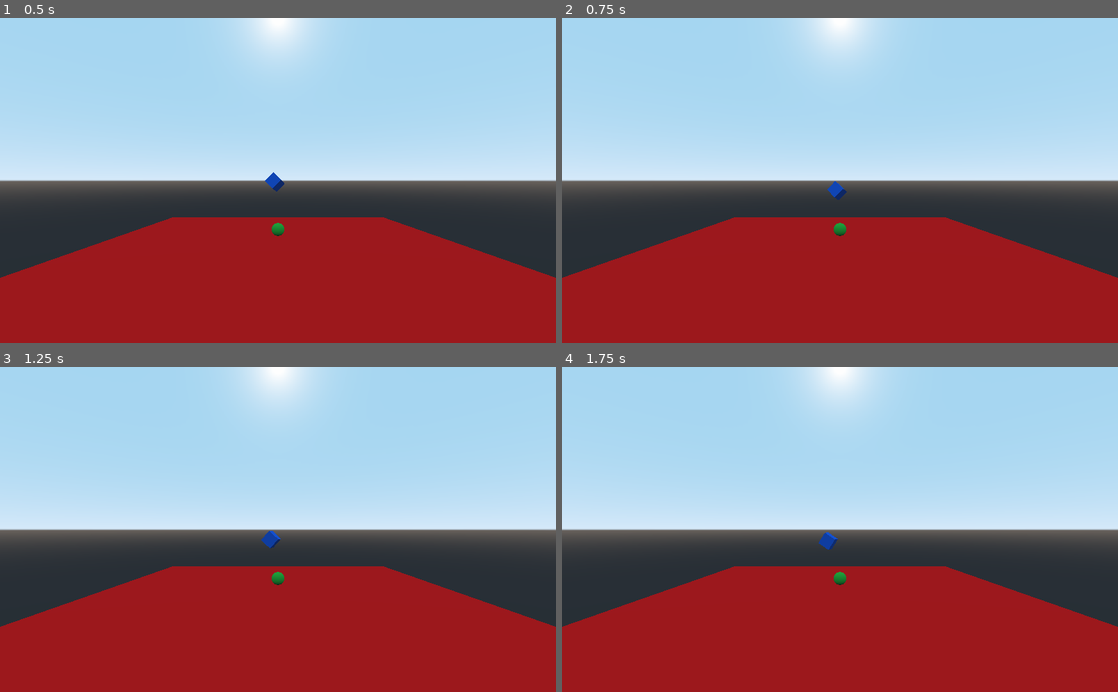
Above: before the commit, frames 1-4 (two rows, left to right).
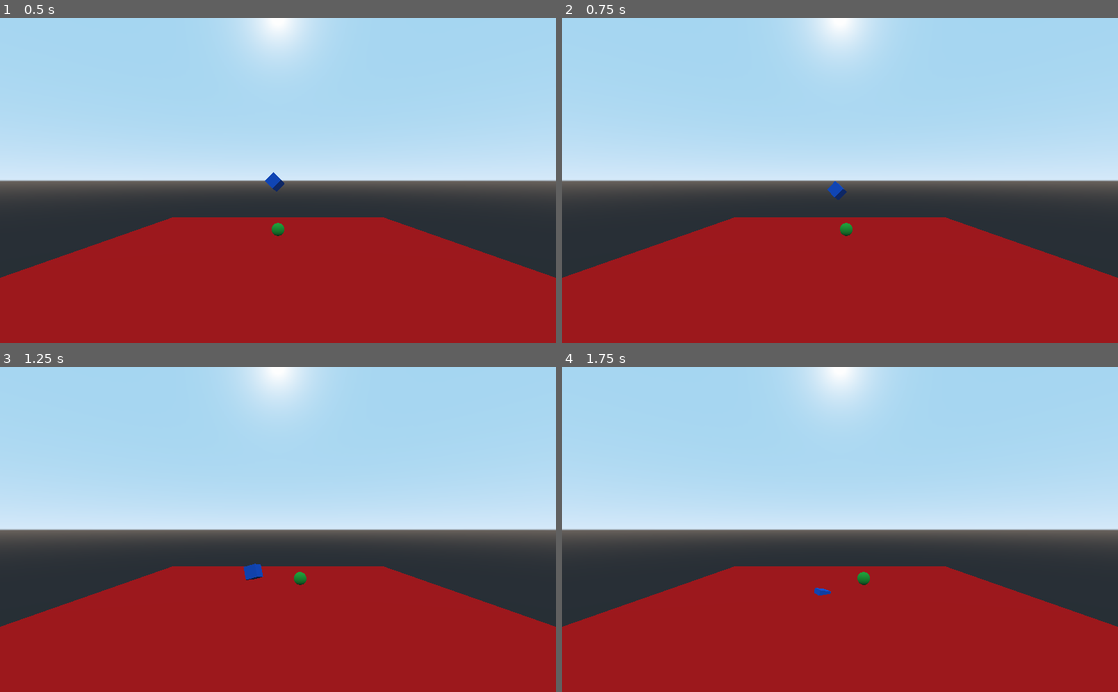
Above: after the commit, the same moments.

Repository: Chaitanyassr/Roll_the_ball
Game: Godot game, scene res://main.tscn
Two runs of this game, one before a commit and one after it. Both use one fixed random seed, a clock stepped at 60 frames per second and the inputs below.
Inputs:
- Up to frame 1 (0.5 s): no input
- Up to frame 2 (0.75 s): hold Right (ui_right) from 0.53 s (still down)
- Up to frame 3 (1.25 s): keep holding Right (ui_right)
- Up to frame 4 (1.75 s): release Right (ui_right) at 1.28 s

Frame 1 is identical in both runs. In frame 2, less than 0.1% of the frame differs, in the area x 48-53%, y 63-68%; in frame 3, 0.4%, in the area x 43-56%, y 50-68%; in frame 4, 0.3%.

Commit message:
moment added

Diff:
--- a/New Game Project/KinematicBody.gd
+++ b/New Game Project/KinematicBody.gd
@@ -8,3 +8,4 @@
 func _physics_process(delta):
 	if Input.is_action_pressed("ui_right"):
 		velocity.x = 5
+		move_and_slide(velocity)
